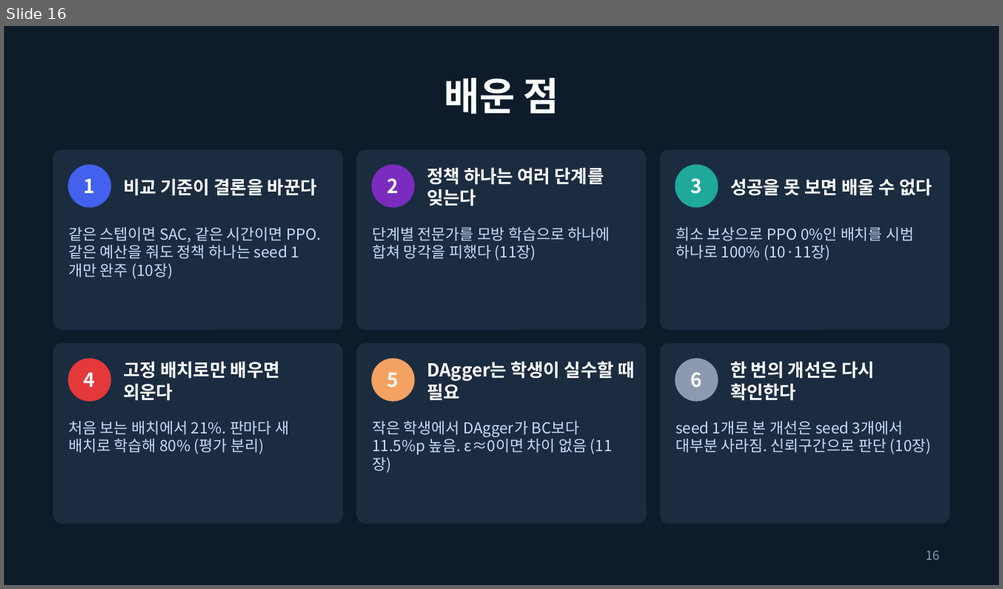
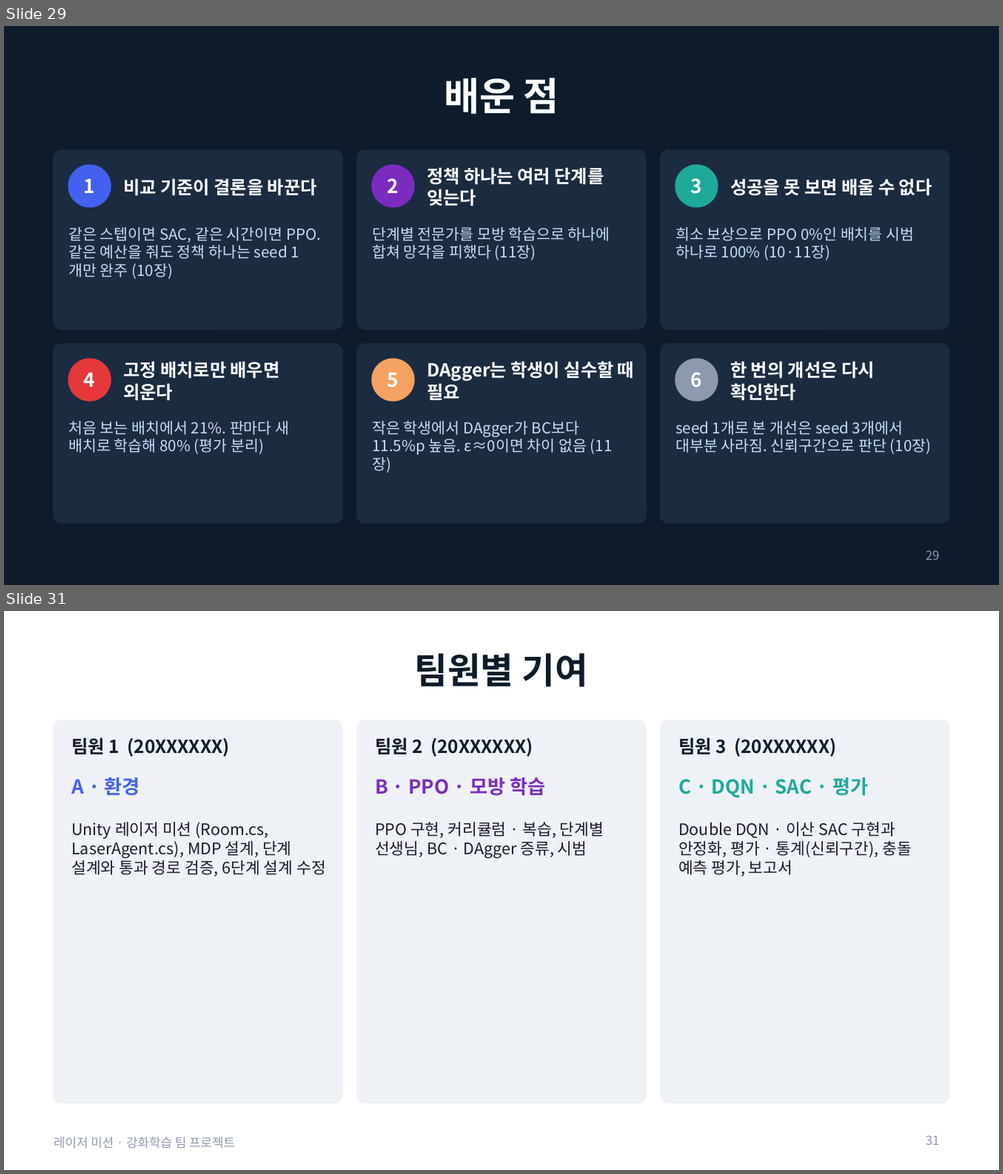
Before and after one commit to changxeokSong/reinforcement_learning, a slide deck: docs/LaserMission_presentation.pptx. Shown one above the other, each under a label of ours: slide 16 before the commit, slides 29 and 31 after it; the slides between them are not shown. The pictures are 1003x589 and 1003x1174 pixels, drawn with LibreOffice and Linux fonts; fonts in the diff are those of the drawing. Boxes give left, top, right and bottom in pixels: in the first picture for what was removed or moved away, otherwise in the second. Text is boxed around its words. In the diff, an @@ line names an element or a change of style, - is before the commit and + after.

Commit message:
레이저 발표 자료 보강: 목표, 단계 구성, State·Action·Reward, 알고리즘·하이퍼파라미터, 구현 검증, 평가 지표, 실험 목록, 최종 빌드 재비교, 6단계 설계 수정과 충돌 예측, 기여, 참고 자료 (32장)

```diff
--- a/docs/LaserMission_presentation.pptx
+++ b/docs/LaserMission_presentation.pptx
@@ slide 31 added at <box>4,611,999,1170</box>, background #FFFFFF @@
@@ title added at <box>415,653,588,687</box>, 26 pt, text #0D1B2A, bold @@
+팀원별 기여
@@ rounded rectangle added at <box>54,721,342,1103</box>, fill #EEF1F5, outline #EEF1F5 1 pt @@
@@ rounded rectangle added at <box>357,721,646,1103</box>, fill #EEF1F5, outline #EEF1F5 1 pt @@
@@ rounded rectangle added at <box>660,721,949,1103</box>, fill #EEF1F5, outline #EEF1F5 1 pt @@
@@ text added at <box>71,738,230,757</box>, 13 pt, text #0D1B2A, bold @@
+팀원 1 (20XXXXXX)
@@ text added at <box>375,738,533,757</box>, 13 pt, text #0D1B2A, bold @@
+팀원 2 (20XXXXXX)
@@ text added at <box>678,738,836,757</box>, 13 pt, text #0D1B2A, bold @@
+팀원 3 (20XXXXXX)
@@ text added at <box>71,777,140,795</box>, 14 pt, text #4361EE, bold @@
+A · 환경
@@ text added at <box>375,777,545,796</box>, 14 pt, text #7B2CBF, bold @@
+B · PPO · 모방 학습
@@ text added at <box>678,777,868,798</box>, 14 pt, text #1FA99B, bold @@
+C · DQN · SAC · 평가
@@ text added at <box>71,822,326,877</box>, 11.5 pt, text #1B1B2A @@
+Unity 레이저 미션 (Room.cs, LaserAgent.cs), MDP 설계, 단계 설계와 통과 경로 검증, 6단계 설계 수정
@@ text added at <box>375,822,603,859</box>, 11.5 pt, text #1B1B2A @@
+PPO 구현, 커리큘럼 · 복습, 단계별 선생님, BC · DAgger 증류, 시범
@@ text added at <box>678,822,912,877</box>, 11.5 pt, text #1B1B2A @@
+Double DQN · 이산 SAC 구현과 안정화, 평가 · 통계(신뢰구간), 충돌 예측 평가, 보고서
@@ text added at <box>54,1137,235,1148</box>, 9 pt, text #8D99AE @@
+레이저 미션 · 강화학습 팀 프로젝트
@@ page number added at <box>925,1136,939,1145</box>, 9 pt, text #8D99AE @@
+31
@@ what was slide 16 is now slide 29 @@
@@ page number at <box>925,551,939,560</box>: text changed @@
-16
+29
```
Also in this commit, not shown: 7 slides changed, 14 other slides added, 3 other files.
